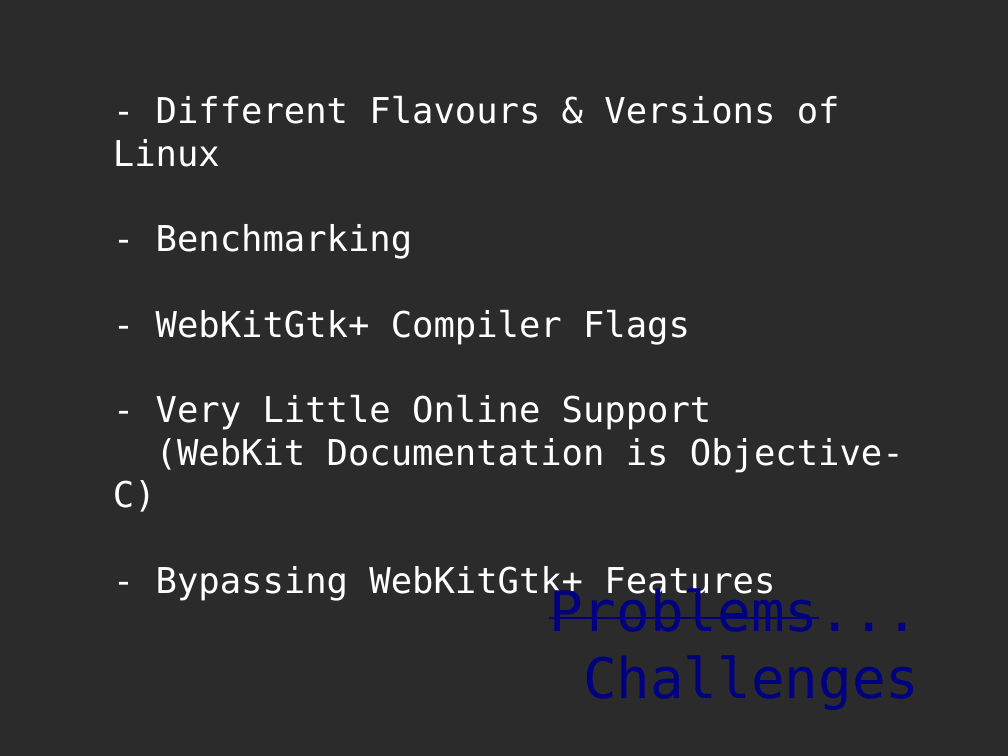
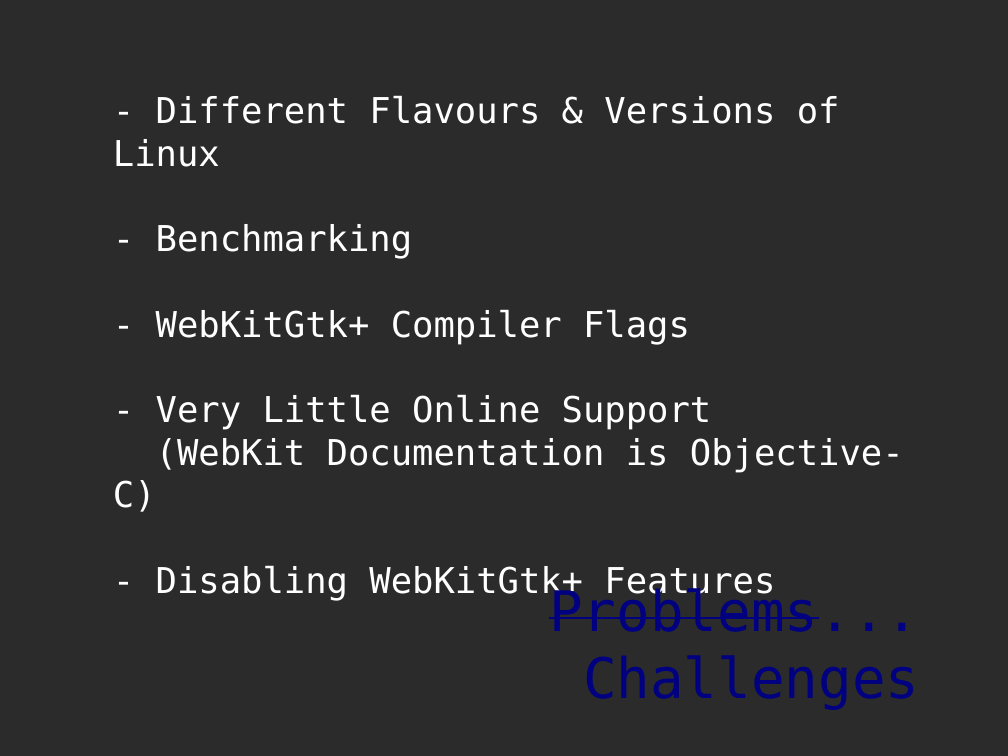
Before and after one commit to ddyngrp/bcit-courses, a slide deck: slide 13 of reports/presentation/spry_presentation.odp (slide 12 before the commit). Drawn at 1008x756 pixels with LibreOffice and Linux fonts; fonts in the diff are those of the drawing; background and template pictures are left out; a plain dark background stands for a picture behind light text. Boxes give left, top, right and bottom in pixels: in the first picture for what was removed or moved away, otherwise in the second. Text is boxed around its words. In the diff, an @@ line names an element or a change of style, - is before the commit and + after.

```diff
--- a/reports/presentation/spry_presentation.odp
+++ b/reports/presentation/spry_presentation.odp
@@ text at (156,565,775,600): text changed @@
-- Bypassing WebKitGtk+ Features
+- Disabling WebKitGtk+ Features
```
Also in this commit, not shown: 2 other slides changed, 1 slide added.
